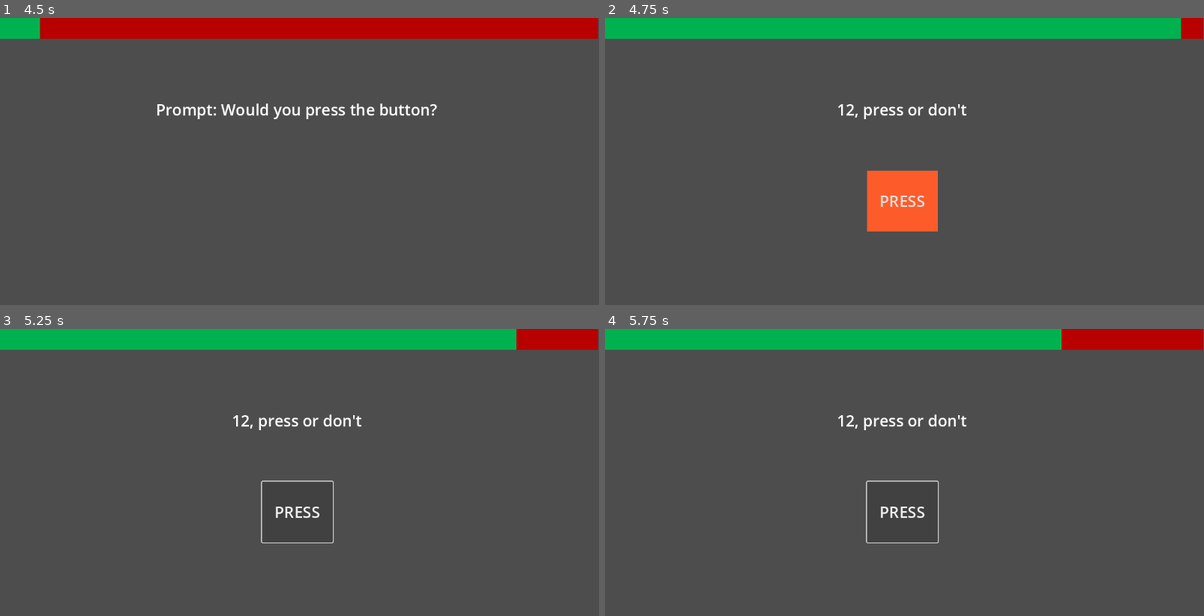
Above: before the commit, frames 1-4 (two rows, left to right).
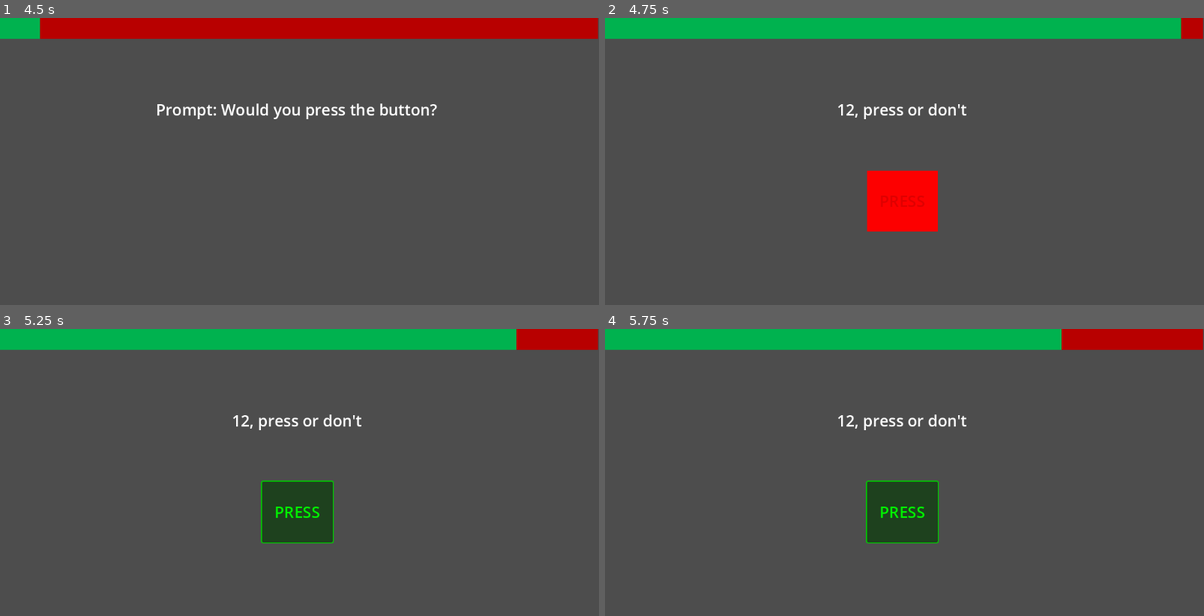
Above: after the commit, the same moments.

Repository: Beepered/WouldYouPressTheButton-Special
Game: Godot game, scene res://scenes/main_menu.tscn
Two runs of this game, one before a commit and one after it. Both use one fixed random seed, a clock stepped at 60 frames per second and the inputs below.
Inputs (mouse positions are in pixels of both pictures, inside the frame that each line leads up to):
- Up to frame 1 (4.5 s): click "Play" at 0.5 s; click (449, 106) at 1.27 s; type "12" at 1.35 s; click (449, 129) at 1.5 s; type "12" at 1.58 s; click (449, 150) at 1.73 s; type "12" at 1.82 s; click (449, 170) at 2.02 s; type "12" at 2.1 s; click (449, 190) at 2.25 s; type "12" at 2.33 s; click (449, 213) at 2.48 s; type "12" at 2.57 s; click (449, 233) at 2.77 s; type "12" at 2.85 s; click (449, 253) at 3 s; type "12" at 3.08 s; click "PLAY" at 3.5 s; move the mouse to (431, 170) at 4.27 s; click (431, 170) at 4.42 s
- Up to frame 2 (4.75 s): no input
- Up to frame 3 (5.25 s): click "PRESS" at 5 s
- Up to frame 4 (5.75 s): no input

Frame 1 is identical in both runs. In frame 2, 2.5% of the frame differs, in the area x 43-56%, y 53-75%; in frame 3, 2.7%, in the area x 43-56%, y 52-75%; in frame 4, 2.7%.

Commit message:
Change button colors when clicked

Diff:
--- a/wouldyoupressthebutton-special/scripts/play/discussion.gd
+++ b/wouldyoupressthebutton-special/scripts/play/discussion.gd
@@ -84,6 +84,7 @@
 		currentPlayer = player # Set the current player
 		print("Player Turn:", player) # Debugging output
 		prompt.text = "%s, press or don't" % player
+		voteButton.modulate = Color(1, 0, 0)
 
 		# Set timer wait time and start
 		timer.wait_time = Global.voteTime
@@ -111,6 +112,7 @@
 	# Increment vote count and mark player as having voted
 	voteCount += 1
 	hasVoted.append(currentPlayer)
+	voteButton.modulate = Color(0, 1, 0)
 	print("Player %s voted. Total votes: %d" % [currentPlayer, voteCount])
 
 	# After voting, reset currentPlayer to null
@@ -128,8 +130,8 @@
 	roles_assigned["Opposer"] = opposer
 
 	# Update weights (decrease for selected players)
-	player_weights[persuader] -= 2
-	player_weights[opposer] -= 2
+	player_weights[persuader] -= 2.5
+	player_weights[opposer] -= 2.5
 
 	# Update prompt
 	prompt.text = "%s must convince to press, %s must convince not to press!" % [persuader, opposer]
